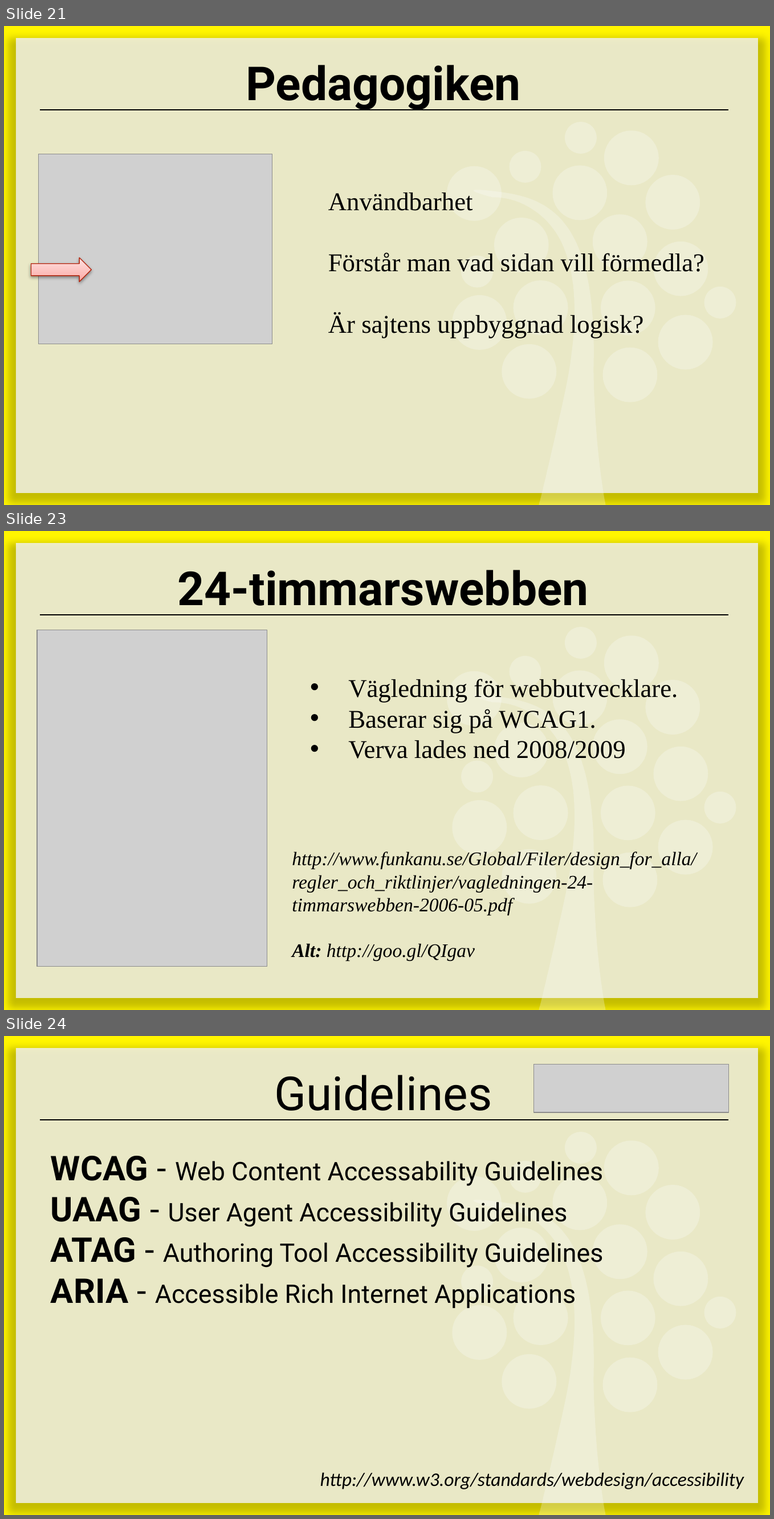
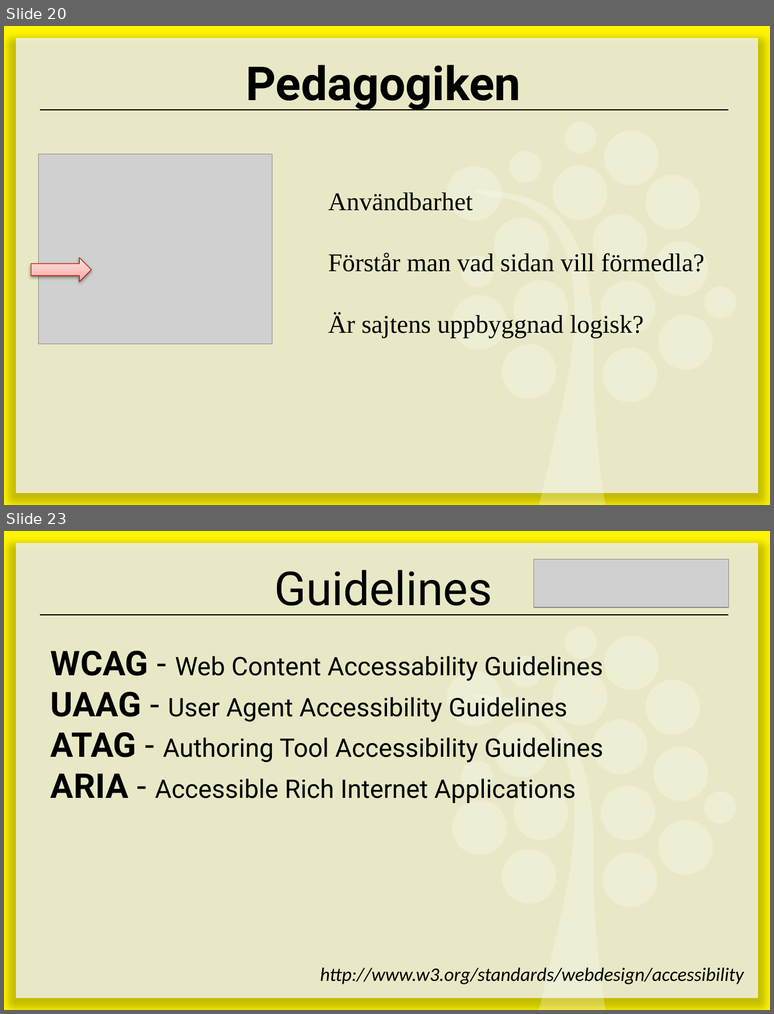
Before and after one commit to 1ik415/Kursmaterial, a slide deck: Föreläsningar/F04 - Webbteknik.pptx. Shown one above the other, each under a label of ours: slides 21, 23 and 24 before the commit, slides 20 and 23 after it; the slides between them are not shown. The pictures are 774x1519 and 774x1014 pixels, drawn with LibreOffice and Linux fonts; fonts in the diff are those of the drawing; grey boxes stand for pictures. Boxes give left, top, right and bottom in pixels: in the first picture for what was removed or moved away, otherwise in the second. Text is boxed around its words. In the diff, an @@ line names an element or a change of style, - is before the commit and + after.

```diff
--- a/Föreläsningar/F04 - Webbteknik.pptx
+++ b/Föreläsningar/F04 - Webbteknik.pptx
@@ slide 23 removed at bbox=[4, 531, 770, 1010], background #FFFFFF; not listed: 21 template elements that a slide beside it also shows @@
@@ title removed at bbox=[177, 570, 588, 615] @@
-24-timmarswebben
@@ picture removed at bbox=[37, 630, 267, 966] @@
@@ text removed at bbox=[348, 679, 678, 758] @@
-• Vägledning för webbutvecklare.
-• Baserar sig på WCAG1.
-• Verva lades ned 2008/2009
@@ text removed at bbox=[292, 851, 697, 961] @@
-http://www.funkanu.se/Global/Filer/design_for_alla/regler_och_riktlinjer/vagledningen-24-timmarswebben-2006-05.pdf
-Alt: http://goo.gl/QIgav
@@ what was slide 21 is now slide 20 @@
@@ what was slide 24 is now slide 23 @@
```
Also in this commit, not shown: 9 slides changed, 2 slides added, 3 other slides removed.
